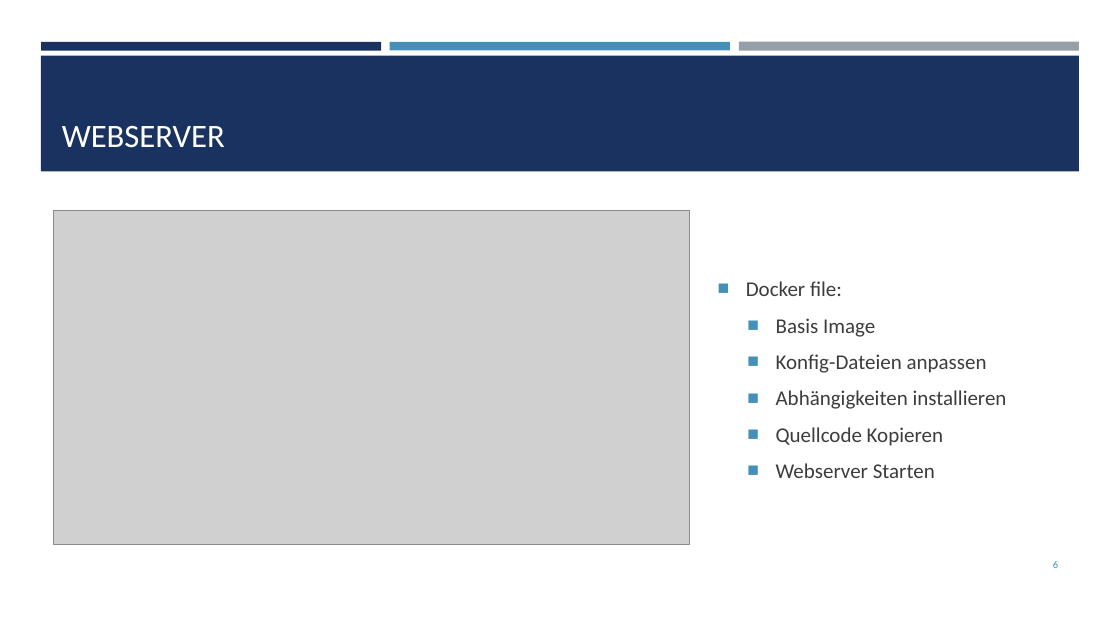
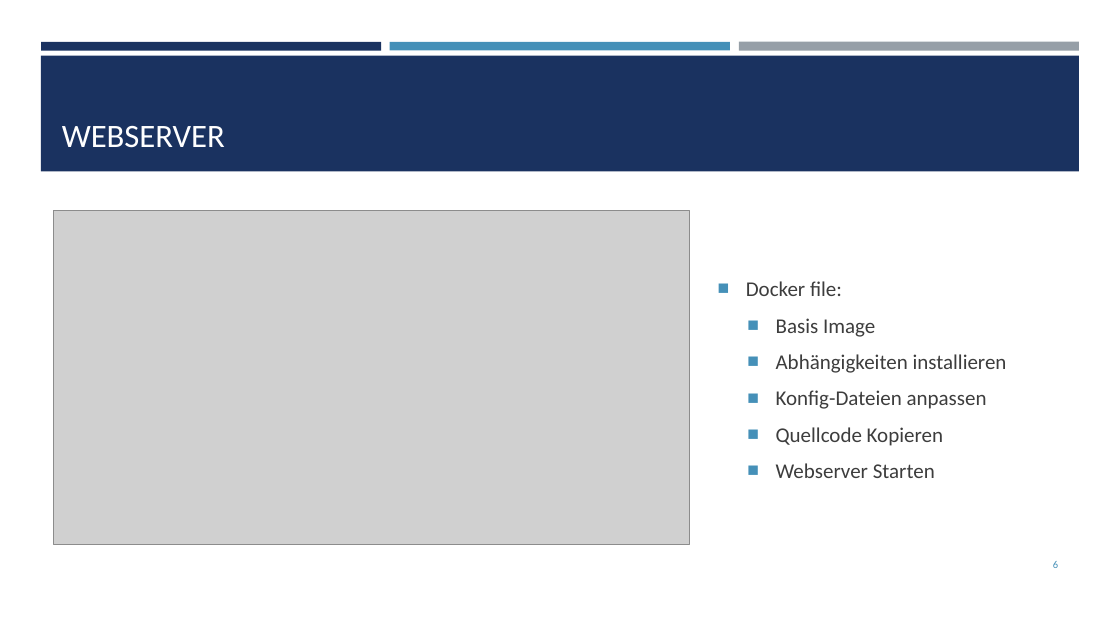
Before and after one commit to lamasmithueten/verteilte_systeme, a slide deck: slide 6 of Doku/Drei-Schicht Anwendung.pptx. Drawn at 1120x630 pixels with LibreOffice and Linux fonts; fonts in the diff are those of the drawing; grey boxes stand for pictures. Boxes give left, top, right and bottom in pixels: in the first picture for what was removed or moved away, otherwise in the second. Text is boxed around its words. In the diff, an @@ line names an element or a change of style, - is before the commit and + after.

Commit message:
kleine Aenderung an der Präsentation vorgenommen

```diff
--- a/Doku/Drei-Schicht Anwendung.pptx
+++ b/Doku/Drei-Schicht Anwendung.pptx
@@ text at (x1=776, y1=354, x2=1007, y2=373): paragraph added @@
+  ■ Abhängigkeiten installieren
@@ text at (x1=776, y1=390, x2=1007, y2=409): paragraph removed @@
-  ■ Abhängigkeiten installieren
```
